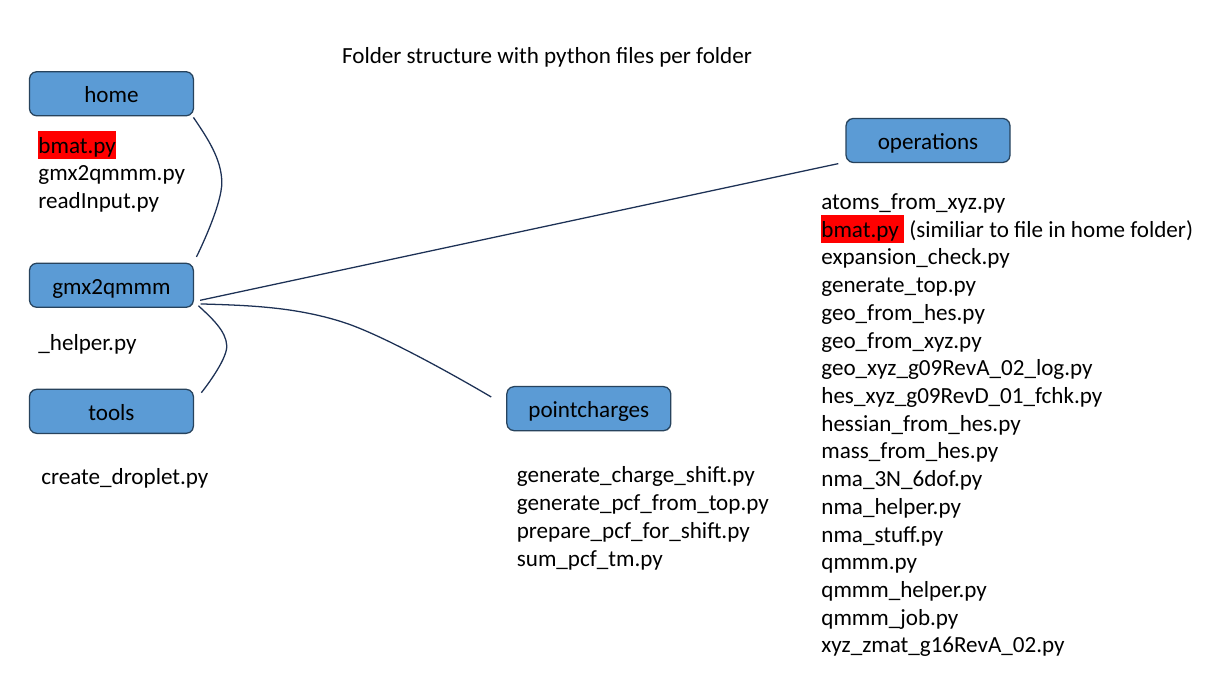
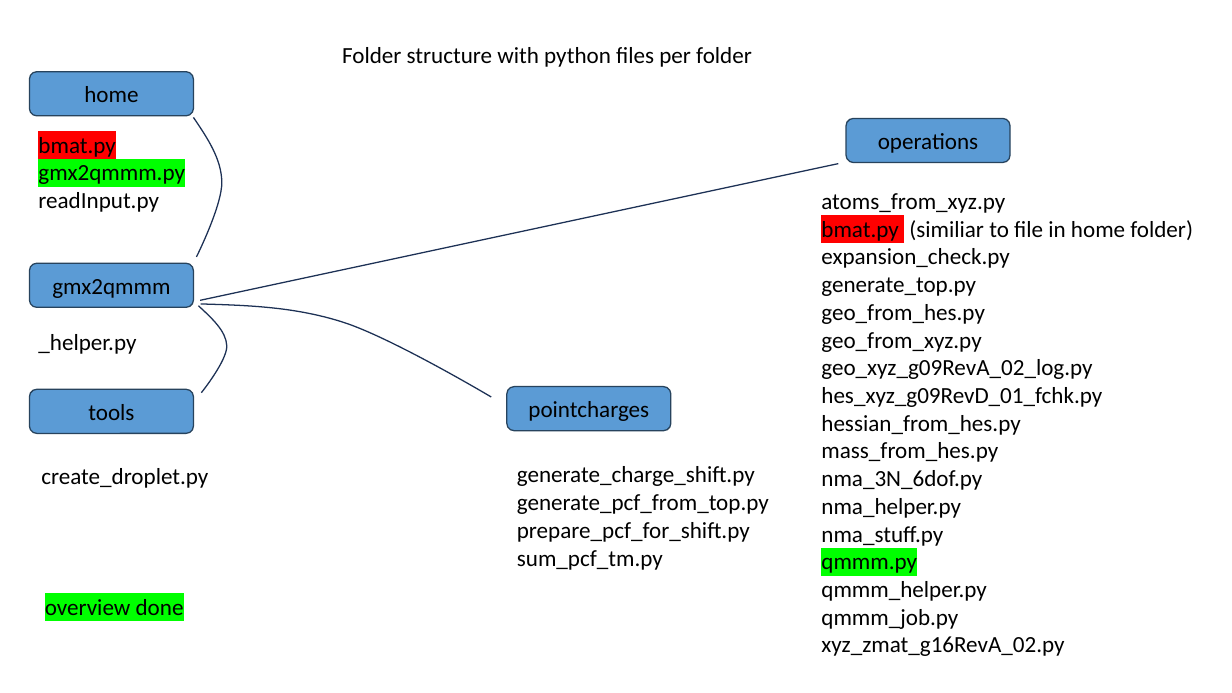
Before and after one commit to AlinaJansen/qmmm_revision, a slide deck: slide 1 of gmx2qmmm_overview.pptx. Drawn at 1232x693 pixels with LibreOffice and Linux fonts; fonts in the diff are those of the drawing. Boxes give left, top, right and bottom in pixels: in the first picture for what was removed or moved away, otherwise in the second. Text is boxed around its words. In the diff, an @@ line names an element or a change of style, - is before the commit and + after.

Commit message:
changed pptx overview and started overview on pointcharges files

```diff
--- a/gmx2qmmm_overview.pptx
+++ b/gmx2qmmm_overview.pptx
@@ text at (x1=38, y1=165, x2=185, y2=184): highlight none to #00FF00 in "gmx2qmmm.py" @@
@@ text at (x1=821, y1=557, x2=917, y2=573): highlight none to #00FF00 in "qmmm.py" @@
@@ text added at (x1=45, y1=599, x2=184, y2=615), 18 pt, text #000000 @@
+overview done
```
Also in this commit, not shown: 4 other slides changed, 19 slides added, 3 other files.
